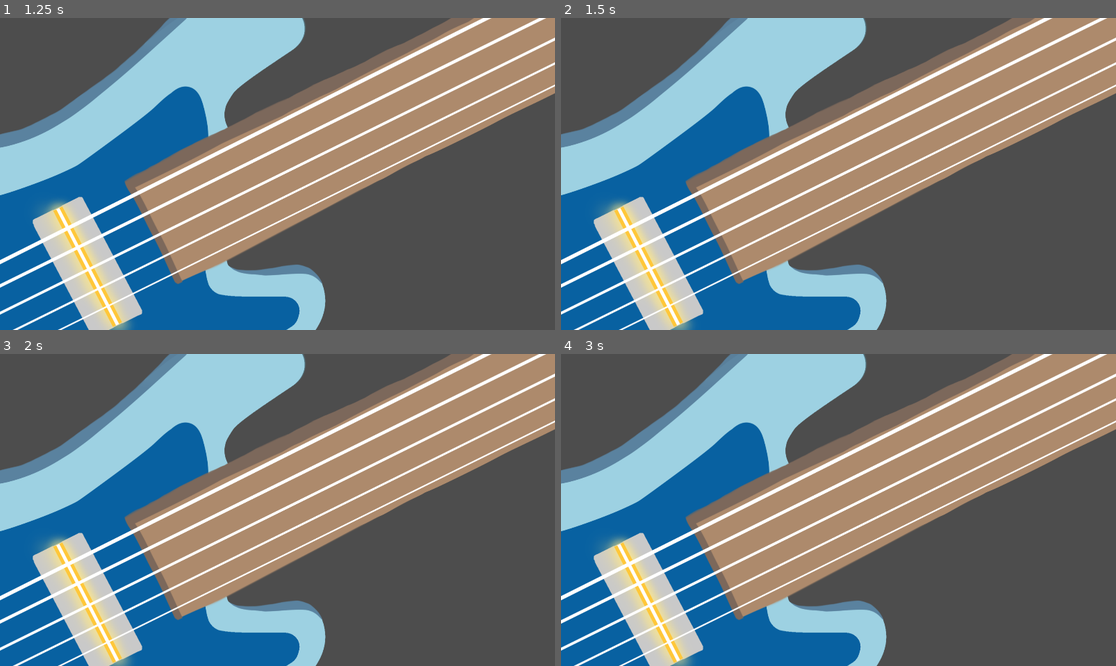
Above: before the commit, frames 1-4 (two rows, left to right).
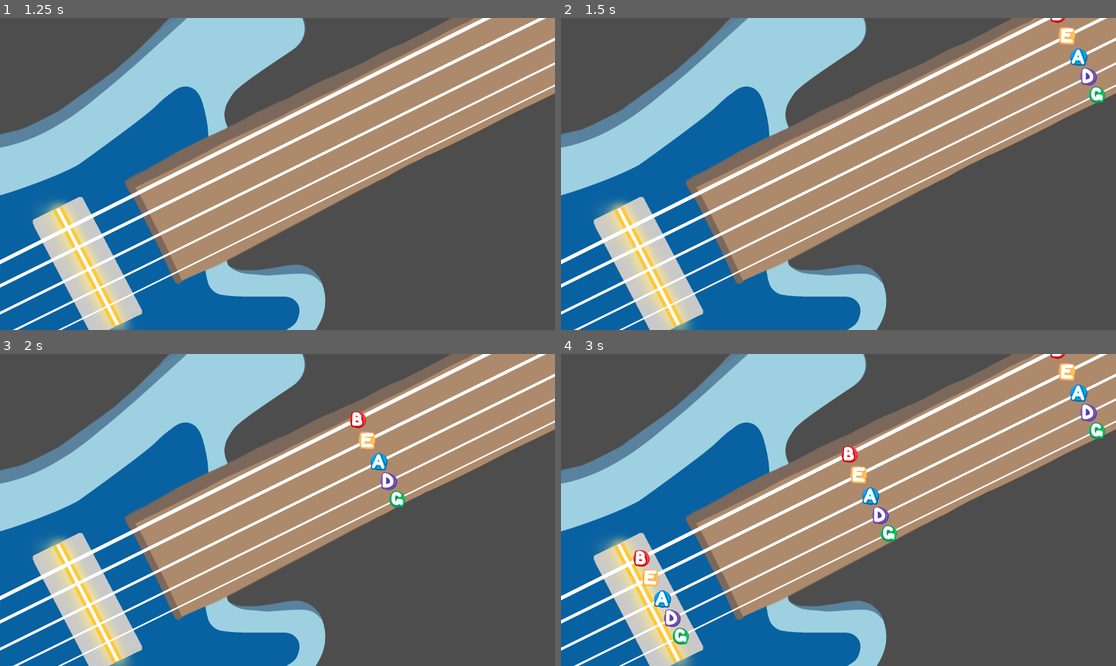
Above: after the commit, the same moments.

Repository: cdyvig/mudsockhackathon2026
Game: Godot game, scene res://Menus/MainMenu.tscn
Same seed, same stepped clock (60 frames per second), same inputs: the game is played once before the commit and once after it.
Inputs:
- Up to frame 1 (1.25 s): click "Play Game" at 0.5 s
- Up to frame 2 (1.5 s): tap Enter at 1.25 s; tap Space (Strum) at 1.35 s
- Up to frame 3 (2 s): no input
- Up to frame 4 (3 s): tap Space (Strum) at 2.1, 2.85 s

Frame 1 is identical in both runs. In frame 2, 0.6% of the frame differs, in the area x 88-99%, y 0-28%; in frame 3, 0.6%; in frame 4, 1.9%, in the area x 13-99%, y 0-94%.

Commit message:
added icons to note hitboxes

Diff:
--- a/hackathon/Global/GlobalStrings.gd
+++ b/hackathon/Global/GlobalStrings.gd
@@ -10,11 +10,15 @@
 	var path = PathFollow2D.new()
 	var area = Area2D.new()
 	var hitbox = CollisionShape2D.new()
+	var icon = Sprite2D.new()
 
 	BString.add_child(path)
 	path.add_child(area)
 	area.add_child(hitbox)
+	area.add_child(icon)
 
+	icon.texture = load("res://Icons/B_Icon.PNG")
+	icon.rotate(7*PI/6)
 	path.progress = 86
 	hitbox.shape = RectangleShape2D.new()
 	hitbox.scale = Vector2(3,3)
@@ -25,11 +29,15 @@
 	var path = PathFollow2D.new()
 	var area = Area2D.new()
 	var hitbox = CollisionShape2D.new()
+	var icon = Sprite2D.new()
 
 	EString.add_child(path)
 	path.add_child(area)
 	area.add_child(hitbox)
+	area.add_child(icon)
 
+	icon.texture = load("res://Icons/E_Icon.PNG")
+	icon.rotate(7*PI/6)
 	path.progress = 45
 	hitbox.shape = RectangleShape2D.new()
 	hitbox.scale = Vector2(3,3)
@@ -40,11 +48,15 @@
 	var path = PathFollow2D.new()
 	var area = Area2D.new()
 	var hitbox = CollisionShape2D.new()
+	var icon = Sprite2D.new()
 
 	AString.add_child(path)
 	path.add_child(area)
 	area.add_child(hitbox)
+	area.add_child(icon)
 
+	icon.texture = load("res://Icons/A_Icon.PNG")
+	icon.rotate(7*PI/6)
 	path.progress = 0
 	hitbox.shape = RectangleShape2D.new()
 	hitbox.scale = Vector2(3,3)
@@ -55,11 +67,15 @@
 	var path = PathFollow2D.new()
 	var area = Area2D.new()
 	var hitbox = CollisionShape2D.new()
+	var icon = Sprite2D.new()
 
 	DString.add_child(path)
 	path.add_child(area)
 	area.add_child(hitbox)
+	area.add_child(icon)
 
+	icon.texture = load("res://Icons/D_Icon.PNG")
+	icon.rotate(7*PI/6)
 	path.progress = 21
 	hitbox.shape = RectangleShape2D.new()
 	hitbox.scale = Vector2(3,3)
@@ -70,11 +86,15 @@
 	var path = PathFollow2D.new()
 	var area = Area2D.new()
 	var hitbox = CollisionShape2D.new()
+	var icon = Sprite2D.new()
 
 	GString.add_child(path)
 	path.add_child(area)
 	area.add_child(hitbox)
+	area.add_child(icon)
 
+	icon.texture = load("res://Icons/G_Icon.PNG")
+	icon.rotate(7*PI/6)
 	path.progress = 160
 	hitbox.shape = RectangleShape2D.new()
 	hitbox.scale = Vector2(3,3)
Binary file added: hackathon/Icons/A_Icon.PNG
Not shown, added: hackathon/Icons/A_Icon.PNG.import
Binary file added: hackathon/Icons/B_Icon.PNG
Not shown, added: hackathon/Icons/B_Icon.PNG.import
Binary file added: hackathon/Icons/D_Icon.PNG
Not shown, added: hackathon/Icons/D_Icon.PNG.import
Binary file added: hackathon/Icons/E_Icon.PNG
Not shown, added: hackathon/Icons/E_Icon.PNG.import
Binary file added: hackathon/Icons/G_Icon.PNG
Not shown, added: hackathon/Icons/G_Icon.PNG.import
Not shown, changed: .DS_Store
